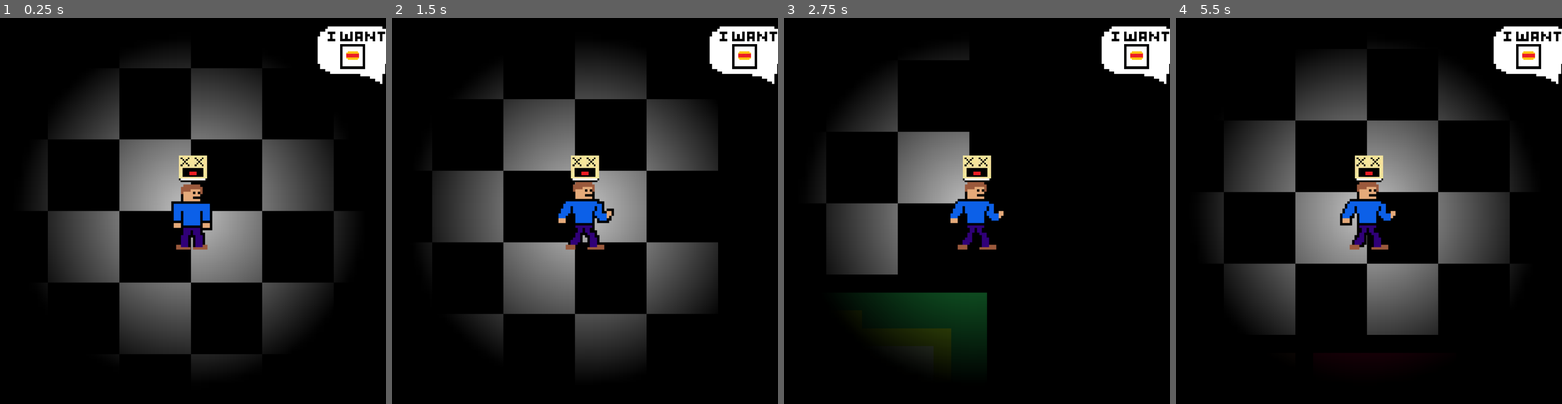
Above: before the commit, frames 1-4 (left to right).
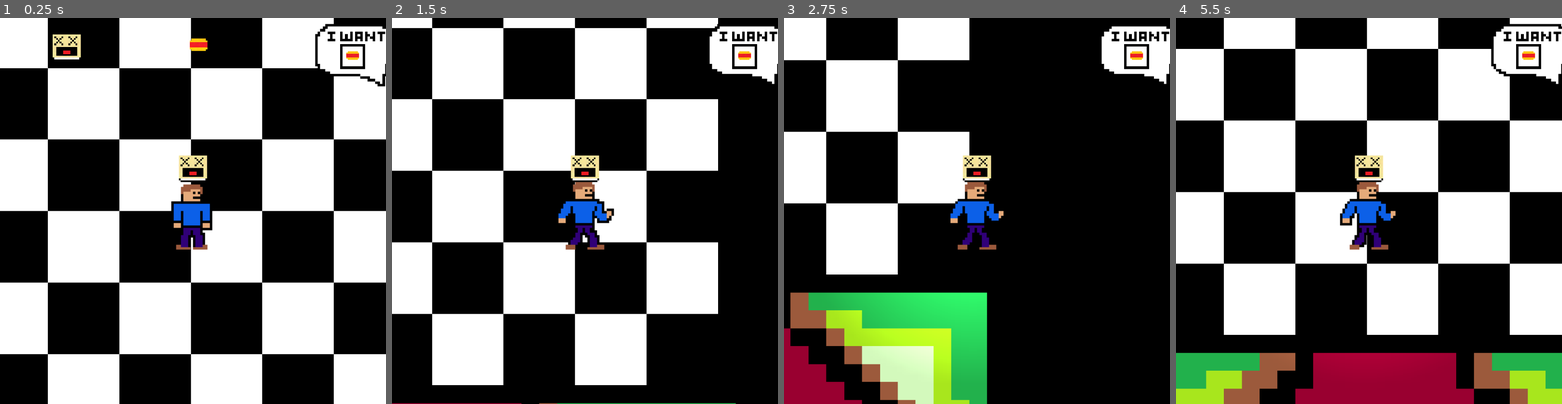
Above: after the commit, the same moments.

Repository: Vektor-Studios/Hackclub-Haven
Game: Godot game, scene res://Scenes/game.tscn
Same seed, same stepped clock (60 frames per second), same inputs: the game is played once before the commit and once after it. The engine's default icon, where the game draws it, is replaced by a stand-in: a white triangle on a blue panel in a dark square.
Inputs:
- Up to frame 1 (0.25 s): no input
- Up to frame 2 (1.5 s): tap Enter at 0.5 s; hold D (right) 0.53-1.28 s; hold S (down) from 1.28 s (still down)
- Up to frame 3 (2.75 s): release S (down) at 2.03 s; hold D (right) from 2.03 s (still down)
- Up to frame 4 (5.5 s): release D (right) at 2.78 s; hold W (up) 2.78-3.53 s; hold A (left) 3.53-5.03 s; hold S (down) from 5.03 s (still down)

The runs differ from the first frame. In frame 1, 49% of the frame differs, in the area x 0-100%, y 0-100%; in frame 2, 39%; in frame 3, 29%; in frame 4, 51%.
Error after the commit: Invalid access of index '5' on a base object of type: 'Array'. (res://Scripts/food_item_pickup.gd:14)

Commit message:
spawners

Diff:
--- a/Scenes/game.tscn
+++ b/Scenes/game.tscn
@@ -22,6 +22,7 @@
 scale = Vector2(1.5, 1.5)
 
 [node name="CanvasModulate" type="CanvasModulate" parent="." unique_id=1043050218]
+visible = false
 color = Color(0, 0, 0, 1)
 
 [node name="CanvasLayer" type="CanvasLayer" parent="." unique_id=950640761]
@@ -40,5 +41,30 @@
 texture = SubResource("GradientTexture2D_wowpa")
 texture_scale = 20.0
 
-[node name="FoodItemPickup" parent="." unique_id=624916689 instance=ExtResource("2_qxrlw")]
-position = Vector2(419, 238)
+[node name="Items" type="Node2D" parent="." unique_id=2083403025]
+position = Vector2(3088, 824)
+
+[node name="FoodItemPickup" parent="Items" unique_id=624916689 instance=ExtResource("2_qxrlw")]
+position = Vector2(10, -697)
+
+[node name="FoodItemPickup2" parent="Items" unique_id=1688779973 instance=ExtResource("2_qxrlw")]
+position = Vector2(309, -694)
+item_id = 1
+
+[node name="FoodItemPickup3" parent="Items" unique_id=475038618 instance=ExtResource("2_qxrlw")]
+position = Vector2(637, -697)
+item_id = 2
+
+[node name="FoodItemPickup4" parent="Items" unique_id=1289350238 instance=ExtResource("2_qxrlw")]
+position = Vector2(15, -478)
+item_id = 3
+
+[node name="FoodItemPickup5" parent="Items" unique_id=1742836033 instance=ExtResource("2_qxrlw")]
+position = Vector2(6, -262)
+item_id = 4
+
+[node name="FoodItemPickup6" parent="Items" unique_id=945997100 instance=ExtResource("2_qxrlw")]
+item_id = 5
+
+[node name="Locations" type="Node2D" parent="." unique_id=1863907811]
+position = Vector2(3088, 824)
